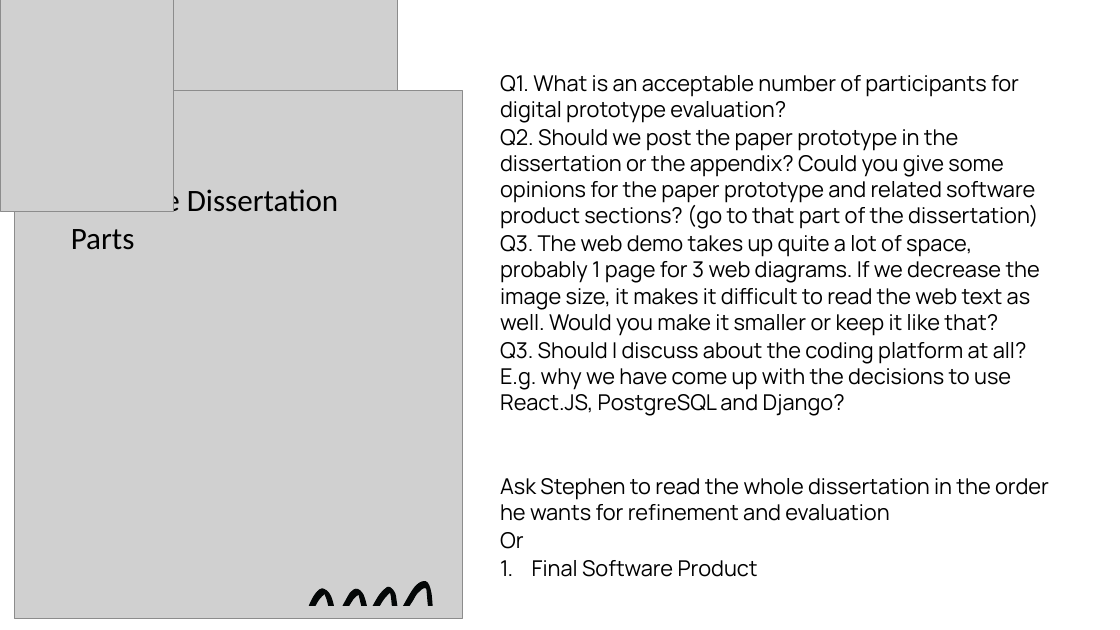
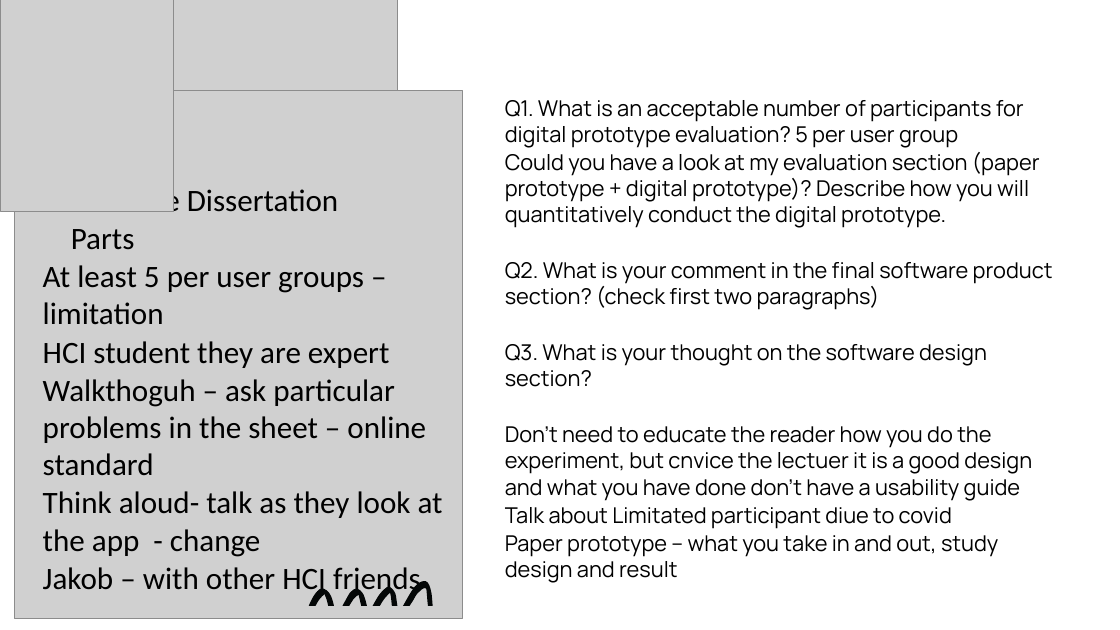
Before and after one commit to andrewwu531/final_year_dissertation, a slide deck: slide 4 of Documentations/Supervisor Meeting PowerPoints/13._Supervisor_Meeting_12Feb21.pptx (slide 5 before the commit). Drawn at 1120x630 pixels with LibreOffice and Linux fonts; fonts in the diff are those of the drawing; grey boxes stand for pictures. Boxes give left, top, right and bottom in pixels: in the first picture for what was removed or moved away, otherwise in the second. Text is boxed around its words. In the diff, an @@ line names an element or a change of style, - is before the commit and + after.

Commit message:
dissertation

```diff
--- a/Documentations/Supervisor Meeting PowerPoints/13._Supervisor_Meeting_12Feb21.pptx
+++ b/Documentations/Supervisor Meeting PowerPoints/13._Supervisor_Meeting_12Feb21.pptx
@@ text at (x1=505, y1=100, x2=1053, y2=583): text changed @@
-Q1. What is an acceptable number of participants for digital prototype evaluation?
-Q2. Should we post the paper prototype in the dissertation or the appendix? Could you give some opinions for the paper prototype and related software product sections? (go to that part of the dissertation)
-Q3. The web demo takes up quite a lot of space, probably 1 page for 3 web diagrams. If we decrease the image size, it makes it difficult to read the web text as well. Would you make it smaller or keep it like that?
-Q3. Should I discuss about the coding platform at all? E.g. why we have come up with the decisions to use React.JS, PostgreSQL and Django?
-Ask Stephen to read the whole dissertation in the order he wants for refinement and evaluation
-Or
-1. Final Software Product
+Q1. What is an acceptable number of participants for digital prototype evaluation? 5 per user group
+Could you have a look at my evaluation section (paper prototype + digital prototype)? Describe how you will quantitatively conduct the digital prototype.
+Q2. What is your comment in the final software product section? (check first two paragraphs)
+Q3. What is your thought on the software design section?
+Don’t need to educate the reader how you do the experiment, but cnvice the lectuer it is a good design and what you have done don’t have a usability guide
+Talk about Limitated participant diue to covid
+Paper prototype – what you take in and out, study design and result
@@ text at (x1=43, y1=265, x2=443, y2=597): paragraphs added @@
+At least 5 per user groups – limitation
+HCI student they are expert
+Walkthoguh – ask particular problems in the sheet – online standard
+Think aloud- talk as they look at the app - change
+Jakob – with other HCI friends
```
Also in this commit, not shown: 1 other slide changed, 1 slide removed, 2 other files.
